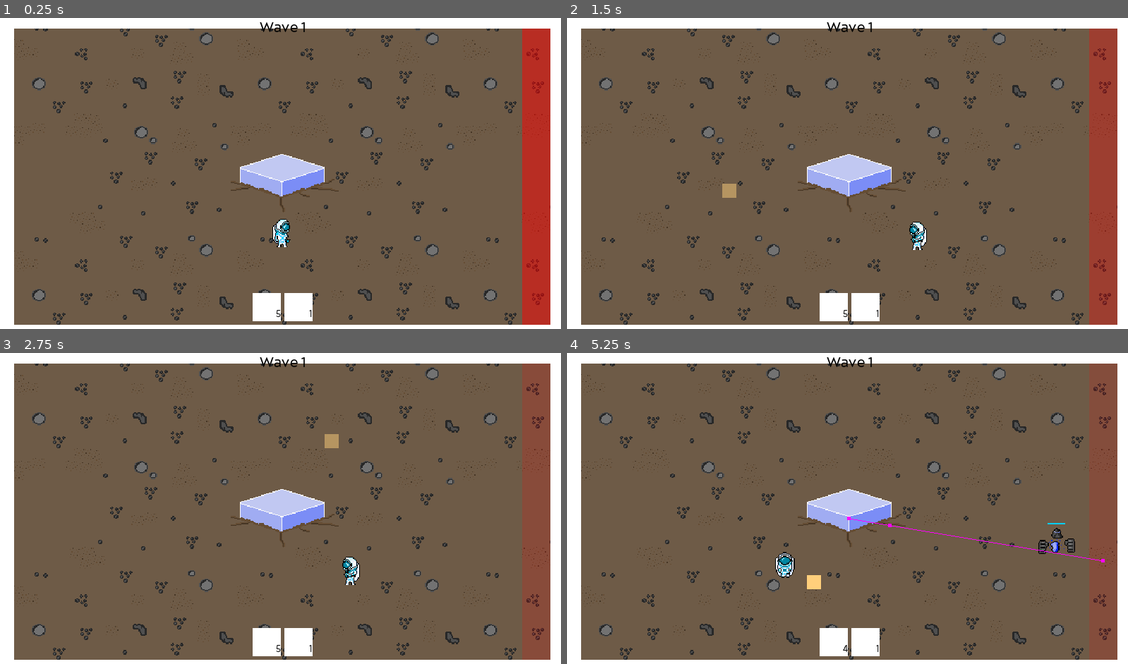
Above: before the commit, frames 1-4 (two rows, left to right).
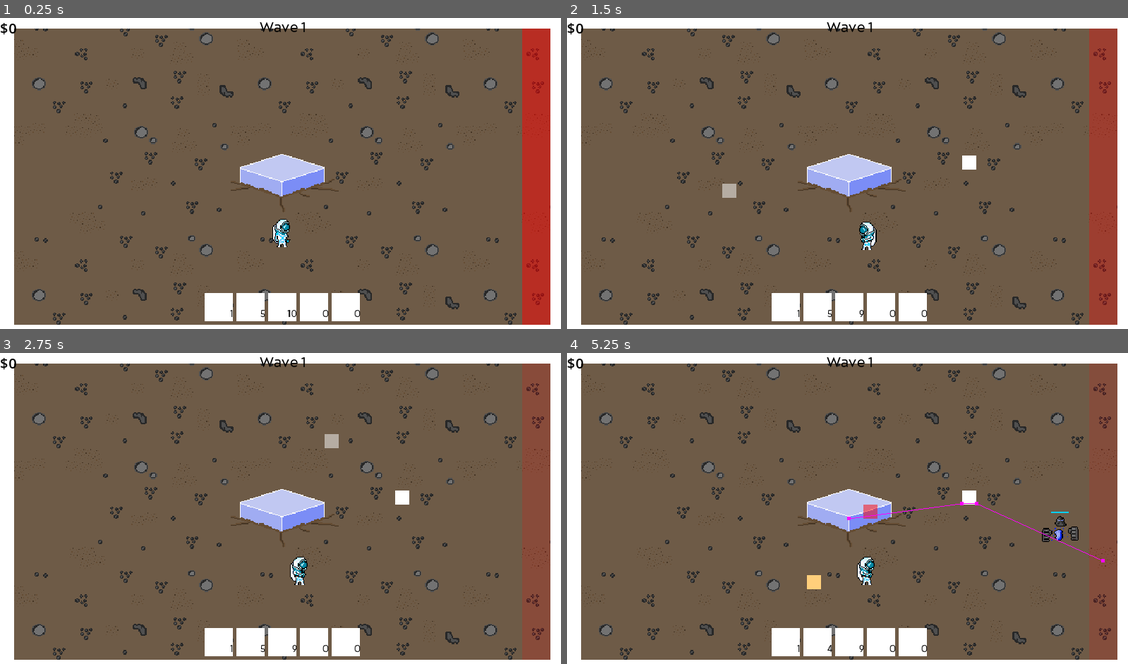
Above: after the commit, the same moments.

Repository: TylerPelaez/pixel-game-jam
Game: Godot game, scene res://Scenes/TestScene.tscn
Two runs of this game, one before a commit and one after it. Both use one fixed random seed, a clock stepped at 60 frames per second and the inputs below.
Inputs (mouse positions are in pixels of both pictures, inside the frame that each line leads up to):
- Up to frame 1 (0.25 s): no input
- Up to frame 2 (1.5 s): move the mouse to (970, 161) at 0.52 s; hold Right (ui_right) 0.53-1.28 s; hold 3 (Place Trap 3, bound only after the commit) 0.53-1.28 s; click (970, 161) at 0.67 s; move the mouse to (735, 192) at 1.27 s; hold Down (ui_down) from 1.28 s (still down); tap 1 (Place Trap 1) at 1.35 s
- Up to frame 3 (2.75 s): tap 3 (Place Trap 3, bound only after the commit) at 1.55, 2.3 s; move the mouse to (336, 443) at 2.02 s; release Down (ui_down) at 2.03 s; hold Right (ui_right) from 2.03 s (still down); hold 2 (Place Trap 2) from 2.03 s (still down)
- Up to frame 4 (5.25 s): move the mouse to (819, 573) at 2.77 s; release Right (ui_right) at 2.78 s; release 2 (Place Trap 2) at 2.78 s; hold Up (ui_up) 2.78-3.53 s; tap E (PlayerAttack) at 2.85 s; click (819, 573) at 2.92 s; tap 3 (Place Trap 3, bound only after the commit) at 3.05, 4.35 s; move the mouse to (1021, 558) at 3.52 s; hold 3 (Place Trap 3, bound only after the commit) 3.53-4.28 s; hold Left (ui_left) 3.53-5.03 s; tap Space (Start Wave) at 3.6 s; move the mouse to (679, 464) at 4.27 s; move the mouse to (875, 511) at 5.02 s; hold Down (ui_down) from 5.03 s (still down); hold 3 (Place Trap 3, bound only after the commit) from 5.03 s (still down); click (875, 511) at 5.17 s

The runs differ from the first frame. In frame 1, 1.7% of the frame differs, in the area x 0-65%, y 1-98%; in frame 2, 2.3%; in frame 3, 2.3%; in frame 4, 3.0%, in the area x 0-96%, y 1-98%.

Commit message:
Add AOE Trap - No Art

Diff:
--- a/Enemy/Enemy.gd
+++ b/Enemy/Enemy.gd
@@ -1,7 +1,7 @@
 extends CharacterBody2D
 class_name Enemy
 
-signal died
+signal died(enemy: Enemy)
 
 @export var ACCELERATION := 500
 @export var MAX_SPEED := 100
@@ -150,7 +150,7 @@
 	die()
 
 func die():
-	died.emit()
+	died.emit(self)
 	queue_free()
 
 func _on_stats_health_changed(value):
--- /dev/null
+++ b/Player/Traps/AOETrap.gd
@@ -0,0 +1,24 @@
+extends Trap
+
+@onready var shape_cast: ShapeCast2D = $AttackCast
+@onready var animation_player: AnimationPlayer = $AnimationPlayer
+
+# Implement in children
+func attack() -> void:
+	super.attack()
+	animation_player.play(&"Attack")
+
+func should_attack() -> bool:
+	if !is_attacking:
+		# Do collision check in radius around
+		shape_cast.force_shapecast_update()
+		return shape_cast.is_colliding()
+	else:
+		return false
+
+func on_attack_finished():
+	on_death.emit(self)
+	queue_free()
+
+func _on_stats_no_health():
+	attack()
--- a/Player/Traps/TrapStandin.tscn
+++ b/Player/Traps/TrapStandin.tscn
@@ -8,6 +8,6 @@
 id = 1
 
 [node name="Sprite2D" type="Sprite2D" parent="."]
-modulate = Color(1, 0.811765, 0.482353, 0.498039)
+modulate = Color(1, 1, 1, 0.498039)
 scale = Vector2(2, 2)
 texture = ExtResource("3_r8dp1")
--- /dev/null
+++ b/Player/Traps/aoe_trap.tscn
@@ -0,0 +1,100 @@
+[gd_scene load_steps=9 format=3 uid="uid://p2p5lkv5hhql"]
+
+[ext_resource type="PackedScene" uid="uid://bwr11fohp87hh" path="res://Player/Traps/Trap.tscn" id="1_svjpt"]
+[ext_resource type="Script" path="res://Player/Traps/AOETrap.gd" id="2_xo1b3"]
+[ext_resource type="PackedScene" uid="uid://cvk3t6e3yov1" path="res://Overlap/Hitbox.tscn" id="3_jl0jh"]
+
+[sub_resource type="CircleShape2D" id="CircleShape2D_w44by"]
+radius = 8.0
+
+[sub_resource type="Animation" id="Animation_buy70"]
+resource_name = "Attack"
+length = 0.5
+tracks/0/type = "value"
+tracks/0/imported = false
+tracks/0/enabled = true
+tracks/0/path = NodePath("Hitbox/CollisionShape2D:disabled")
+tracks/0/interp = 1
+tracks/0/loop_wrap = true
+tracks/0/keys = {
+"times": PackedFloat32Array(0),
+"transitions": PackedFloat32Array(1),
+"update": 1,
+"values": [false]
+}
+tracks/1/type = "method"
+tracks/1/imported = false
+tracks/1/enabled = true
+tracks/1/path = NodePath(".")
+tracks/1/interp = 1
+tracks/1/loop_wrap = true
+tracks/1/keys = {
+"times": PackedFloat32Array(0.5),
+"transitions": PackedFloat32Array(1),
+"values": [{
+"args": [],
+"method": &"on_attack_finished"
+}]
+}
+
+[sub_resource type="Animation" id="Animation_gadr5"]
+length = 0.001
+tracks/0/type = "value"
+tracks/0/imported = false
+tracks/0/enabled = true
+tracks/0/path = NodePath("Hitbox/CollisionShape2D:disabled")
+tracks/0/interp = 1
+tracks/0/loop_wrap = true
+tracks/0/keys = {
+"times": PackedFloat32Array(0),
+"transitions": PackedFloat32Array(1),
+"update": 1,
+"values": [true]
+}
+
+[sub_resource type="AnimationLibrary" id="AnimationLibrary_1wkow"]
+_data = {
+"Attack": SubResource("Animation_buy70"),
+"RESET": SubResource("Animation_gadr5")
+}
+
+[sub_resource type="CircleShape2D" id="CircleShape2D_wnv7f"]
+radius = 60.0
+
+[node name="AOETrap" instance=ExtResource("1_svjpt")]
+script = ExtResource("2_xo1b3")
+id = 0
+
+[node name="Sprite2D" parent="." index="0"]
+modulate = Color(1, 1, 1, 1)
+
+[node name="CollisionPolygon2D" parent="StaticBody2D" index="0"]
+shape = null
+disabled = true
+
+[node name="NavigationRegion2D" parent="." index="4"]
+travel_cost = 1.0
+
+[node name="AttackCast" type="ShapeCast2D" parent="." index="7"]
+shape = SubResource("CircleShape2D_w44by")
+target_position = Vector2(0, 0)
+collision_mask = 16
+collide_with_areas = true
+collide_with_bodies = false
+
+[node name="AnimationPlayer" type="AnimationPlayer" parent="." index="8"]
+libraries = {
+"": SubResource("AnimationLibrary_1wkow")
+}
+
+[node name="Hitbox" parent="." index="9" instance=ExtResource("3_jl0jh")]
+collision_layer = 128
+collision_mask = 16
+damage = 3
+
+[node name="CollisionShape2D" parent="Hitbox" index="0"]
+shape = SubResource("CircleShape2D_wnv7f")
+disabled = true
+
+[editable path="Hurtbox"]
+[editable path="Hitbox"]
--- /dev/null
+++ b/Player/Traps/aoe_trap_standin.tscn
@@ -0,0 +1,6 @@
+[gd_scene load_steps=2 format=3 uid="uid://bm2gvhg5fwef7"]
+
+[ext_resource type="PackedScene" uid="uid://bcruqu6j56sxy" path="res://Player/Traps/TrapStandin.tscn" id="1_n3540"]
+
+[node name="AOETrapStandin" instance=ExtResource("1_n3540")]
+id = 2
--- /dev/null
+++ b/Scenes/EnergyDrop.gd
@@ -0,0 +1,13 @@
+extends Node2D
+
+signal collected(amount: int)
+
+var amount: int = 10
+
+func _on_area_2d_area_entered(area):
+	collected.emit(amount)
+	queue_free()
+
+func _on_area_2d_body_entered(body):
+	collected.emit(amount)
+	queue_free()
--- /dev/null
+++ b/Scenes/EnergyDrop.tscn
@@ -0,0 +1,23 @@
+[gd_scene load_steps=4 format=3 uid="uid://dsbs2o7a6yjsa"]
+
+[ext_resource type="Texture2D" uid="uid://b5ohs5orx6duk" path="res://Textures/Test/White6.png" id="1_3dnne"]
+[ext_resource type="Script" path="res://Scenes/EnergyDrop.gd" id="1_41fke"]
+
+[sub_resource type="RectangleShape2D" id="RectangleShape2D_0ba7m"]
+size = Vector2(6, 6)
+
+[node name="EnergyDrop" type="Node2D"]
+script = ExtResource("1_41fke")
+
+[node name="Sprite2D" type="Sprite2D" parent="."]
+texture = ExtResource("1_3dnne")
+
+[node name="Area2D" type="Area2D" parent="."]
+collision_layer = 4096
+collision_mask = 6
+
+[node name="CollisionShape2D" type="CollisionShape2D" parent="Area2D"]
+shape = SubResource("RectangleShape2D_0ba7m")
+
+[connection signal="area_entered" from="Area2D" to="." method="_on_area_2d_area_entered"]
+[connection signal="body_entered" from="Area2D" to="." method="_on_area_2d_body_entered"]
--- a/Scenes/GameController.gd
+++ b/Scenes/GameController.gd
@@ -15,6 +15,7 @@
 @export var enemies_per_wave_level = 30
 @export var enemy_spawn_distance = 450
 @export var wave_spawn_time_seconds: float = 30.0
+@export var energy_drop_prefab: PackedScene
 
 var wave_counter: int = 1
 var wave_enemy_spawn_limit: int
@@ -74,7 +75,16 @@
 	spawned_enemies_count += 1
 	enemy.died.connect(on_enemy_died)
 
-func on_enemy_died():
+func on_enemy_died(enemy: Enemy):
+
+	var energy = energy_drop_prefab.instantiate()
+	energy.global_position = enemy.global_position
+	energy.collected.connect(_on_energy_collected)
+	call_deferred("add_child", energy)
+
 	dead_enemies_count += 1
 	if dead_enemies_count >= wave_enemy_spawn_limit:
 		end_wave()
+
+func _on_energy_collected(amount: int):
+	inventory.energy += amount
--- a/Scenes/GridController.gd
+++ b/Scenes/GridController.gd
@@ -43,6 +43,9 @@
 	elif state == State.DEFAULT and event.is_action_pressed("Place Trap 2"):
 		if inventory.has_trap_count(TrapData.TrapId.Melee, 1):
 			start_placing(TrapData.TrapId.Melee)
+	elif state == State.DEFAULT and event.is_action_pressed("Place Trap 3"):
+		if inventory.has_trap_count(TrapData.TrapId.AOE, 1):
+			start_placing(TrapData.TrapId.AOE)
 
 	if state == State.PLACING and event is InputEventMouseButton:
 		if event.button_index == MOUSE_BUTTON_LEFT and event.pressed:
--- a/Scenes/TestScene.tscn
+++ b/Scenes/TestScene.tscn
@@ -1,10 +1,11 @@
-[gd_scene load_steps=24 format=3 uid="uid://diohj4tqgqc7s"]
+[gd_scene load_steps=25 format=3 uid="uid://diohj4tqgqc7s"]
 
 [ext_resource type="Script" path="res://Scenes/GameController.gd" id="1_ja4hw"]
 [ext_resource type="PackedScene" uid="uid://dmhyo6tmrmtsh" path="res://Player/PlayerController.tscn" id="1_xlw7c"]
 [ext_resource type="Script" path="res://Scripts/Camera.gd" id="2_g67e5"]
 [ext_resource type="PackedScene" uid="uid://dc8c2m6m4pib0" path="res://Enemy/Enemy.tscn" id="3_50qa3"]
 [ext_resource type="Texture2D" uid="uid://cu8l1p3qgesde" path="res://Textures/Environment/Planet_Ground_Background.png" id="3_bacdg"]
+[ext_resource type="PackedScene" uid="uid://dsbs2o7a6yjsa" path="res://Scenes/EnergyDrop.tscn" id="3_oj0a5"]
 [ext_resource type="PackedScene" uid="uid://clhjj6y2kg2ux" path="res://Player/Core.tscn" id="5_5uk77"]
 [ext_resource type="PackedScene" uid="uid://bpc4qn3bix2nh" path="res://Scenes/GridController.tscn" id="6_fjncl"]
 [ext_resource type="PackedScene" uid="uid://dos2g6h404rdh" path="res://Scenes/ui_controller.tscn" id="7_epif2"]
@@ -378,6 +379,7 @@
 enemy_prefab = ExtResource("3_50qa3")
 enemies_per_wave_level = 10
 enemy_spawn_distance = 200
+energy_drop_prefab = ExtResource("3_oj0a5")
 
 [node name="Background" type="Sprite2D" parent="."]
 z_index = -1
--- a/Scenes/ui_controller.tscn
+++ b/Scenes/ui_controller.tscn
@@ -7,10 +7,11 @@
 [sub_resource type="Theme" id="Theme_qhu1p"]
 default_font = ExtResource("2_qt38b")
 
-[node name="UI Controller" type="CanvasLayer" node_paths=PackedStringArray("barricade_trap_box", "melee_trap_box")]
+[node name="UI Controller" type="CanvasLayer" node_paths=PackedStringArray("trap_box_container", "energy_label")]
 script = ExtResource("1_p2v83")
-barricade_trap_box = NodePath("Control/HBoxContainer/UITrapBox")
-melee_trap_box = NodePath("Control/HBoxContainer/UITrapBox2")
+trap_box_prefab = ExtResource("3_r6e56")
+trap_box_container = NodePath("Control/HBoxContainer")
+energy_label = NodePath("EnergyLabel")
 
 [node name="WaveLabel" type="Label" parent="."]
 anchors_preset = 5
@@ -51,8 +52,8 @@
 theme = SubResource("Theme_qhu1p")
 alignment = 1
 
-[node name="UITrapBox" parent="Control/HBoxContainer" instance=ExtResource("3_r6e56")]
-layout_mode = 2
-
-[node name="UITrapBox2" parent="Control/HBoxContainer" instance=ExtResource("3_r6e56")]
-layout_mode = 2
+[node name="EnergyLabel" type="Label" parent="."]
+offset_right = 40.0
+offset_bottom = 23.0
+theme_override_colors/font_color = Color(0, 0, 0, 1)
+text = "$100"
--- a/Scripts/Inventory.gd
+++ b/Scripts/Inventory.gd
@@ -3,11 +3,13 @@
 
 signal updated(inventory: Inventory)
 
-var trap_inventory = {}
+var trap_inventory := {}
+var energy := 0 : set = _set_energy
 
 func _ready():
 	trap_inventory[TrapData.TrapId.Melee] = 1
 	trap_inventory[TrapData.TrapId.Barricade] = 5
+	trap_inventory[TrapData.TrapId.AOE] = 10
 
 func add_trap(trap_id: TrapData.TrapId, count: int):
 	if !trap_inventory.has(trap_id):
@@ -25,3 +27,7 @@
 
 func get_count(trap_id: TrapData.TrapId):
 	return trap_inventory[trap_id] if trap_inventory.has(trap_id) else 0
+
+func _set_energy(amount: int):
+	energy = amount
+	updated.emit(self)
--- a/Scripts/TrapData.gd
+++ b/Scripts/TrapData.gd
@@ -3,7 +3,10 @@
 
 enum TrapId {
 	Melee,
-	Barricade
+	Barricade,
+	AOE,
+	Laser,
+	Knockback
 }
 
 var db = {
@@ -13,6 +16,21 @@
 		"ui_icon": preload("res://Textures/Test/White32.png")
 	},
 	TrapId.Barricade: {
+		"stand_in": preload("res://Player/Traps/TrapStandin.tscn"),
+		"trap": preload("res://Player/Traps/Trap.tscn"),
+		"ui_icon": preload("res://Textures/Test/White32.png")
+	},
+	TrapId.AOE: {
+		"stand_in": preload("res://Player/Traps/aoe_trap_standin.tscn"),
+		"trap": preload("res://Player/Traps/aoe_trap.tscn"),
+		"ui_icon": preload("res://Textures/Test/White32.png")
+	},
+	TrapId.Laser: {
+		"stand_in": preload("res://Player/Traps/aoe_trap_standin.tscn"),
+		"trap": preload("res://Player/Traps/aoe_trap.tscn"),
+		"ui_icon": preload("res://Textures/Test/White32.png")
+	},
+	TrapId.Knockback: {
 		"stand_in": preload("res://Player/Traps/TrapStandin.tscn"),
 		"trap": preload("res://Player/Traps/Trap.tscn"),
 		"ui_icon": preload("res://Textures/Test/White32.png")
--- a/Scripts/UI Controller.gd
+++ b/Scripts/UI Controller.gd
@@ -3,16 +3,26 @@
 
 @onready var wave_label: Label = $WaveLabel
 
-@export var barricade_trap_box: UITrapBox
-@export var melee_trap_box: UITrapBox
+@export var trap_box_prefab: PackedScene
+@export var trap_box_container: HBoxContainer
+
+@export var energy_label: Label
+
+var trap_id_to_box = {}
 
 func _ready():
-	barricade_trap_box.texture = GlobalTrapData.get_ui_icon_for_id(TrapData.TrapId.Barricade)
-	melee_trap_box.texture = GlobalTrapData.get_ui_icon_for_id(TrapData.TrapId.Melee)
+	for trap_id in TrapData.TrapId:
+		var id = TrapData.TrapId.get(trap_id)
+		var trap_box = trap_box_prefab.instantiate()
+		trap_id_to_box[id] = trap_box
+		trap_box_container.add_child(trap_box)
+		trap_box.texture = GlobalTrapData.get_ui_icon_for_id(id)
 
 func new_wave(wave_number):
 	wave_label.text = "Wave " + str(wave_number)
 
 func on_inventory_updated(inventory: Inventory):
-	barricade_trap_box.set_count(inventory.get_count(TrapData.TrapId.Barricade))
-	melee_trap_box.set_count(inventory.get_count(TrapData.TrapId.Melee))
+	for trap_id in trap_id_to_box.keys():
+		trap_id_to_box[trap_id].set_count(inventory.get_count(trap_id))
+
+	energy_label.text = "$%d" % inventory.energy
--- a/project.godot
+++ b/project.godot
@@ -67,6 +67,11 @@
 "events": [Object(InputEventKey,"resource_local_to_scene":false,"resource_name":"","device":-1,"window_id":0,"alt_pressed":false,"shift_pressed":false,"ctrl_pressed":false,"meta_pressed":false,"pressed":false,"keycode":0,"physical_keycode":50,"key_label":0,"unicode":50,"echo":false,"script":null)
 ]
 }
+"Place Trap 3"={
+"deadzone": 0.5,
+"events": [Object(InputEventKey,"resource_local_to_scene":false,"resource_name":"","device":-1,"window_id":0,"alt_pressed":false,"shift_pressed":false,"ctrl_pressed":false,"meta_pressed":false,"pressed":false,"keycode":0,"physical_keycode":51,"key_label":0,"unicode":51,"echo":false,"script":null)
+]
+}
 "Start Wave"={
 "deadzone": 0.5,
 "events": [Object(InputEventKey,"resource_local_to_scene":false,"resource_name":"","device":-1,"window_id":0,"alt_pressed":false,"shift_pressed":false,"ctrl_pressed":false,"meta_pressed":false,"pressed":false,"keycode":0,"physical_keycode":32,"key_label":0,"unicode":32,"echo":false,"script":null)
@@ -94,6 +99,7 @@
 2d_physics/layer_10="Core"
 2d_physics/layer_11="KnockBack"
 2d_physics/layer_12="PlaceableArea"
+2d_physics/layer_13="Collectible"
 2d_physics/default_edge_connection_margin=3
 
 [navigation]
